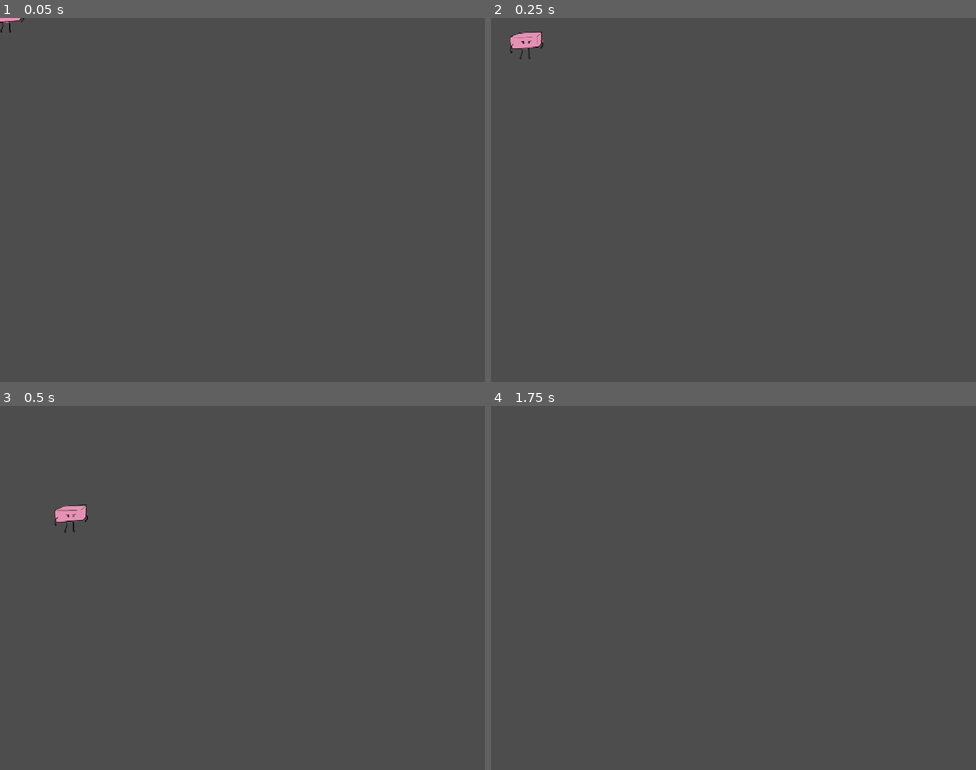
Above: before the commit, frames 1-4 (two rows, left to right).
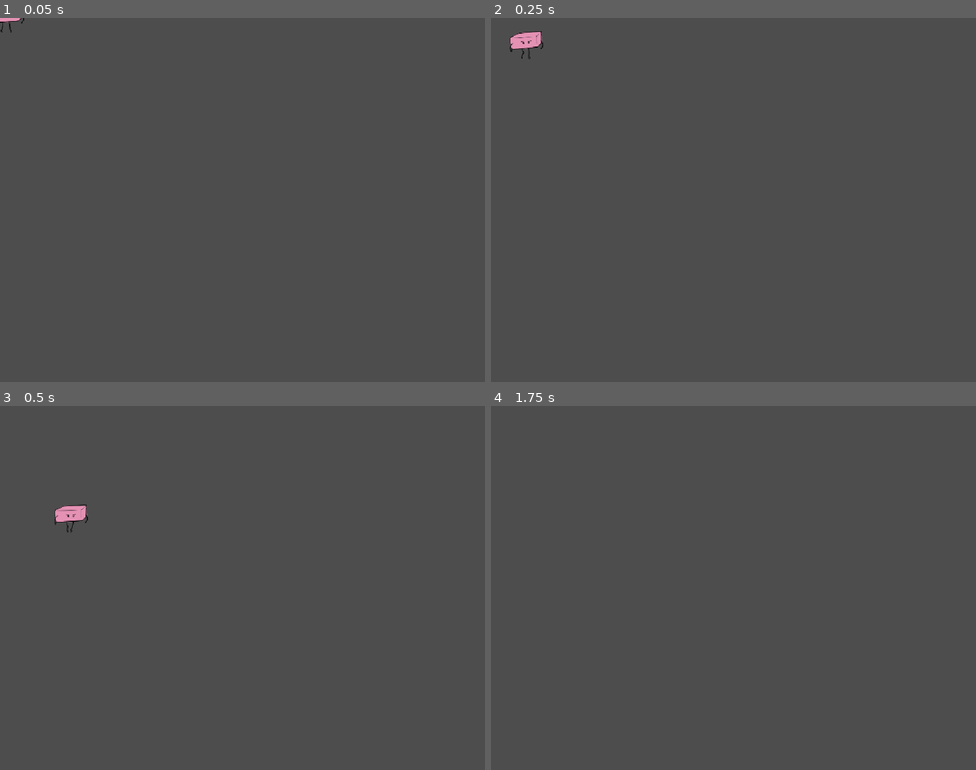
Above: after the commit, the same moments.

Repository: Fuzzlewuzzlekins/ggj-2026-mask
Game: Godot game, scene res://enemy_eraser.tscn
Same seed, same stepped clock (60 frames per second), same inputs: the game is played once before the commit and once after it. This scene is started directly instead of the project's main scene.
Inputs:
- Up to frame 1 (0.05 s): no input
- Up to frame 2 (0.25 s): no input
- Up to frame 3 (0.5 s): no input
- Up to frame 4 (1.75 s): hold Right (move_right) from 0.53 s (still down); tap Shift (grab) at 0.6, 1.35 s; tap Space (jump) at 0.77, 1.52 s; tap Enter at 1.25 s

The runs differ from the first frame. In frame 1, less than 0.1% of the frame differs, in the area x 0-5%, y 0-4%; in frame 2, less than 0.1%, in the area x 3-11%, y 3-12%; in frame 3, less than 0.1%; in frame 4, nothing differs.

Commit message:
Add animation sprites to eraser enemy

Diff:
--- a/enemy_eraser.gd
+++ b/enemy_eraser.gd
@@ -19,5 +19,5 @@
 	# Get the input direction and handle the movement/deceleration.
 	# As good practice, you should replace UI actions with custom gameplay actions.
 
-
+	$AnimatedSprite2D.play("walk")
 	move_and_slide()
--- a/enemy_eraser.tscn
+++ b/enemy_eraser.tscn
@@ -1,16 +1,46 @@
-[gd_scene load_steps=5 format=3 uid="uid://bcwlg331iv2wr"]
+[gd_scene load_steps=10 format=3 uid="uid://bcwlg331iv2wr"]
 
-[ext_resource type="Texture2D" uid="uid://cvri6ip3ql1lv" path="res://assets/eraser_temp.png" id="1_kdwcq"]
 [ext_resource type="Script" uid="uid://yqk0ggyd6v0a" path="res://enemy_eraser.gd" id="1_tu2bk"]
+[ext_resource type="Texture2D" uid="uid://dul5cu1yxnnkv" path="res://assets/eraser_idle.png" id="2_3tps4"]
+[ext_resource type="Texture2D" uid="uid://2wahrx0mbx83" path="res://assets/eraser_ouch.png" id="3_77hvg"]
+[ext_resource type="Texture2D" uid="uid://c74jfv7pky15g" path="res://assets/eraser_walk1.png" id="4_mh0b5"]
+[ext_resource type="Texture2D" uid="uid://c3midvjticeuo" path="res://assets/eraser_walk2.png" id="5_m787s"]
+[ext_resource type="Texture2D" uid="uid://vd0uldssdofl" path="res://assets/eraser_walk3.png" id="6_c07pp"]
+[ext_resource type="Texture2D" uid="uid://ms4jx74e5ba3" path="res://assets/eraser_walk4.png" id="7_gn1h3"]
 
 [sub_resource type="SpriteFrames" id="SpriteFrames_rp2hv"]
 animations = [{
 "frames": [{
 "duration": 1.0,
-"texture": ExtResource("1_kdwcq")
+"texture": ExtResource("2_3tps4")
 }],
 "loop": true,
-"name": &"default",
+"name": &"idle",
+"speed": 5.0
+}, {
+"frames": [{
+"duration": 1.0,
+"texture": ExtResource("3_77hvg")
+}],
+"loop": true,
+"name": &"ouch",
+"speed": 5.0
+}, {
+"frames": [{
+"duration": 1.0,
+"texture": ExtResource("4_mh0b5")
+}, {
+"duration": 1.0,
+"texture": ExtResource("5_m787s")
+}, {
+"duration": 1.0,
+"texture": ExtResource("6_c07pp")
+}, {
+"duration": 1.0,
+"texture": ExtResource("7_gn1h3")
+}],
+"loop": true,
+"name": &"walk",
 "speed": 5.0
 }]
 
@@ -26,6 +56,7 @@
 [node name="AnimatedSprite2D" type="AnimatedSprite2D" parent="."]
 scale = Vector2(0.75, 0.75)
 sprite_frames = SubResource("SpriteFrames_rp2hv")
+animation = &"idle"
 
 [node name="CollisionShape2D" type="CollisionShape2D" parent="."]
 position = Vector2(-1, 1)
Binary file added: assets/eraser_idle.png
Not shown, added: assets/eraser_idle.png.import
Binary file added: assets/eraser_ouch.png
Not shown, changed: assets/eraser_ouch.png.import
Binary file removed: assets/eraser_temp.png
Binary file added: assets/eraser_walk1.png
Not shown, added: assets/eraser_walk1.png.import
Binary file added: assets/eraser_walk2.png
Not shown, added: assets/eraser_walk2.png.import
Binary file added: assets/eraser_walk3.png
Not shown, added: assets/eraser_walk3.png.import
Binary file added: assets/eraser_walk4.png
(and 1 more such lines)
